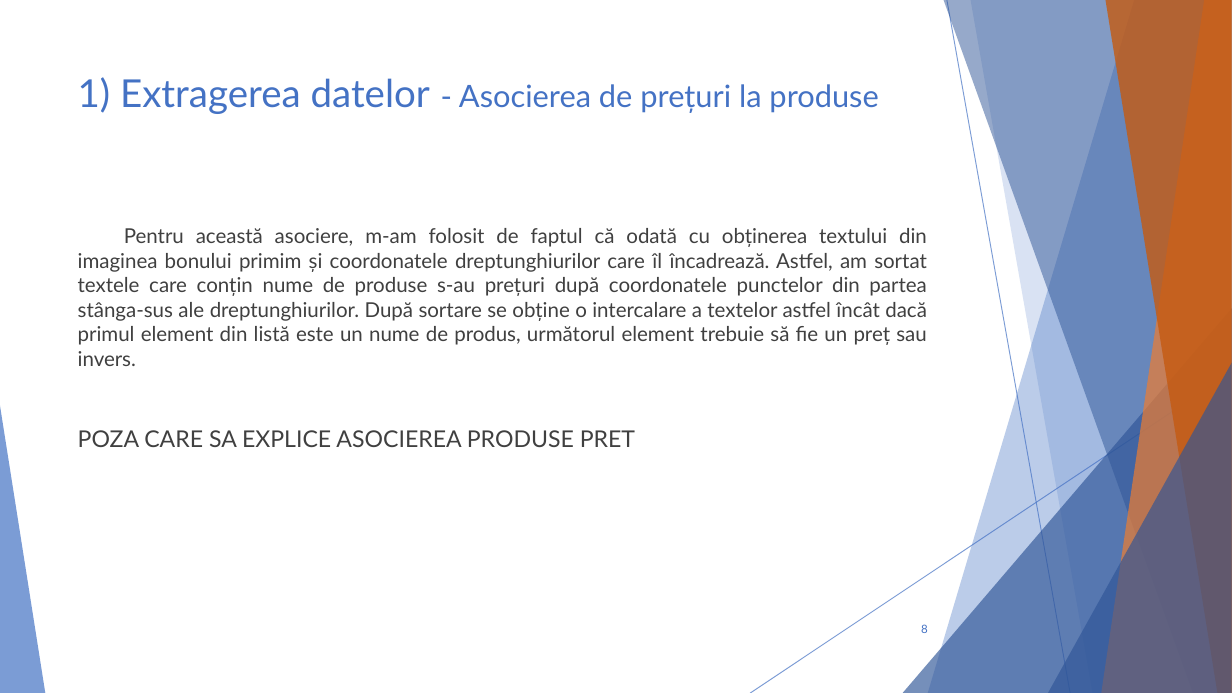
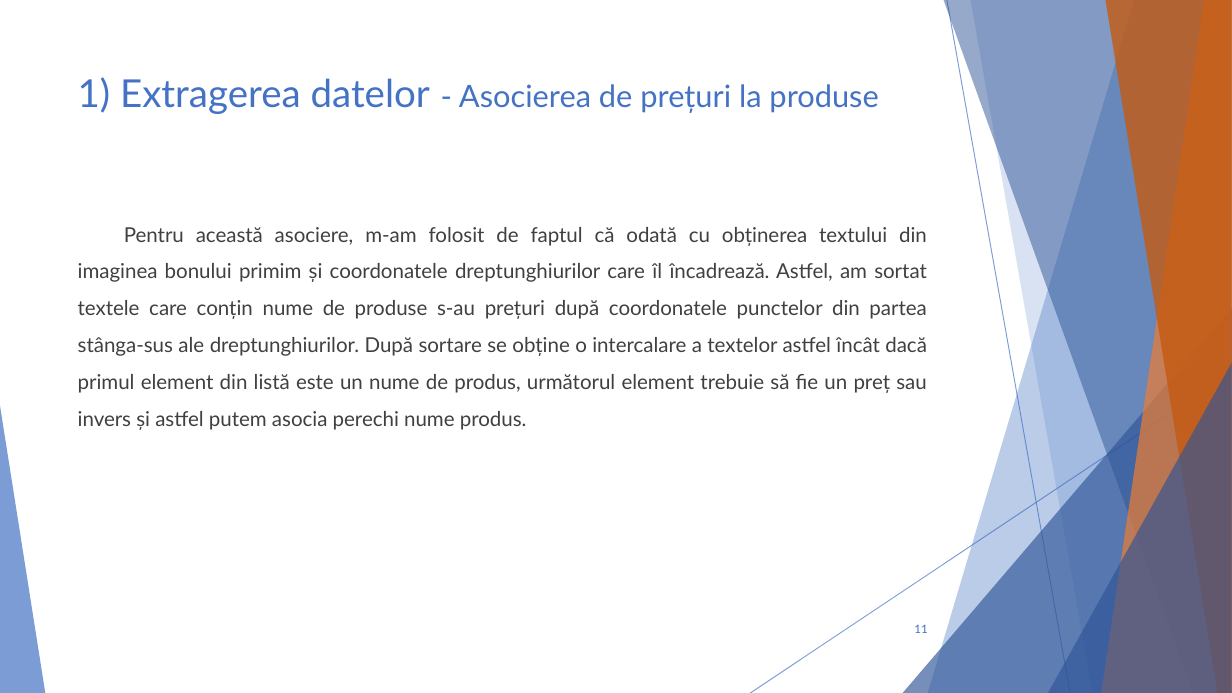
Before and after one commit to cristi-cosulianu/Licenta, a slide deck: slide 11 of Prezentare licenta.pptx (slide 8 before the commit). Drawn at 1232x693 pixels with LibreOffice and Linux fonts; fonts in the diff are those of the drawing. Boxes give left, top, right and bottom in pixels: in the first picture for what was removed or moved away, otherwise in the second. Text is boxed around its words. In the diff, an @@ line names an element or a change of style, - is before the commit and + after.

```diff
--- a/Prezentare licenta.pptx
+++ b/Prezentare licenta.pptx
@@ text at (x1=78, y1=227, x2=927, y2=430): text changed @@
-Pentru această asociere, m-am folosit de faptul că odată cu obținerea textului din imaginea bonului primim și coordonatele dreptunghiurilor care îl încadrează. Astfel, am sortat textele care conțin nume de produse s-au prețuri după coordonatele punctelor din partea stânga-sus ale dreptunghiurilor. După sortare se obține o intercalare a textelor astfel încât dacă primul element din listă este un nume de produs, următorul element trebuie să fie un preț sau invers.
-POZA CARE SA EXPLICE ASOCIEREA PRODUSE PRET
+Pentru această asociere, m-am folosit de faptul că odată cu obținerea textului din imaginea bonului primim și coordonatele dreptunghiurilor care îl încadrează. Astfel, am sortat textele care conțin nume de produse s-au prețuri după coordonatele punctelor din partea stânga-sus ale dreptunghiurilor. După sortare se obține o intercalare a textelor astfel încât dacă primul element din listă este un nume de produs, următorul element trebuie să fie un preț sau invers și astfel putem asocia perechi nume produs.
@@ page number at (x1=914, y1=624, x2=927, y2=633): text changed @@
-8
+11
```
Also in this commit, not shown: 11 other slides changed, 8 slides added, 6 other files.
